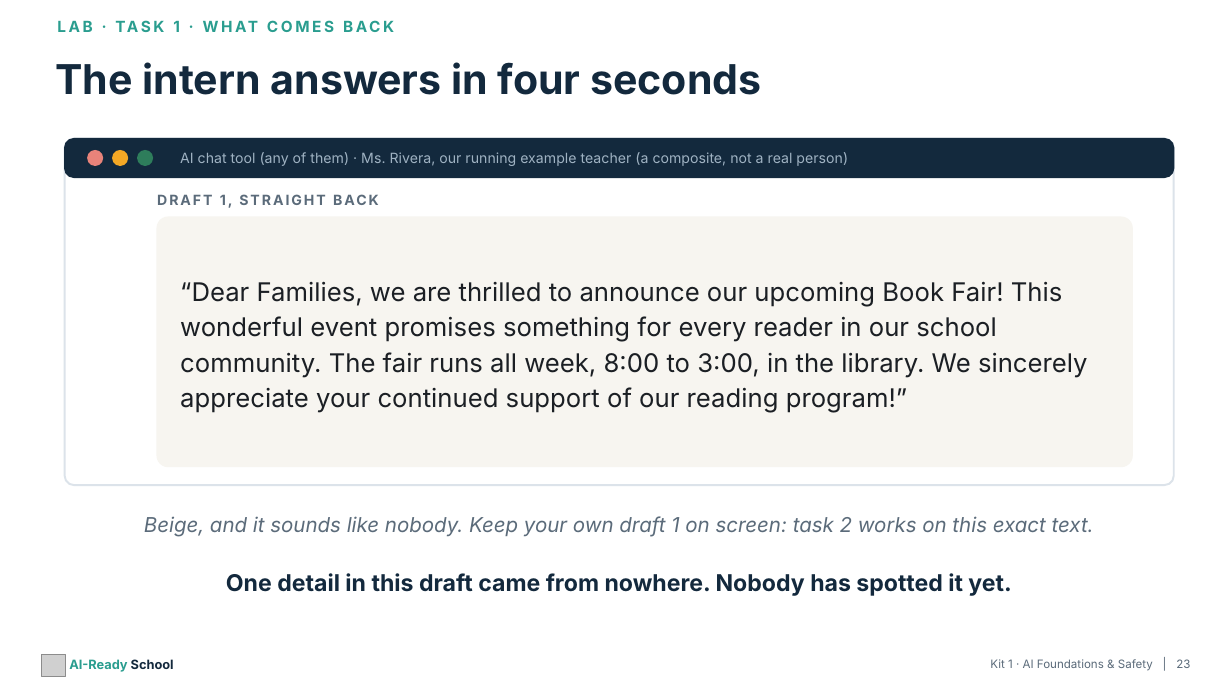
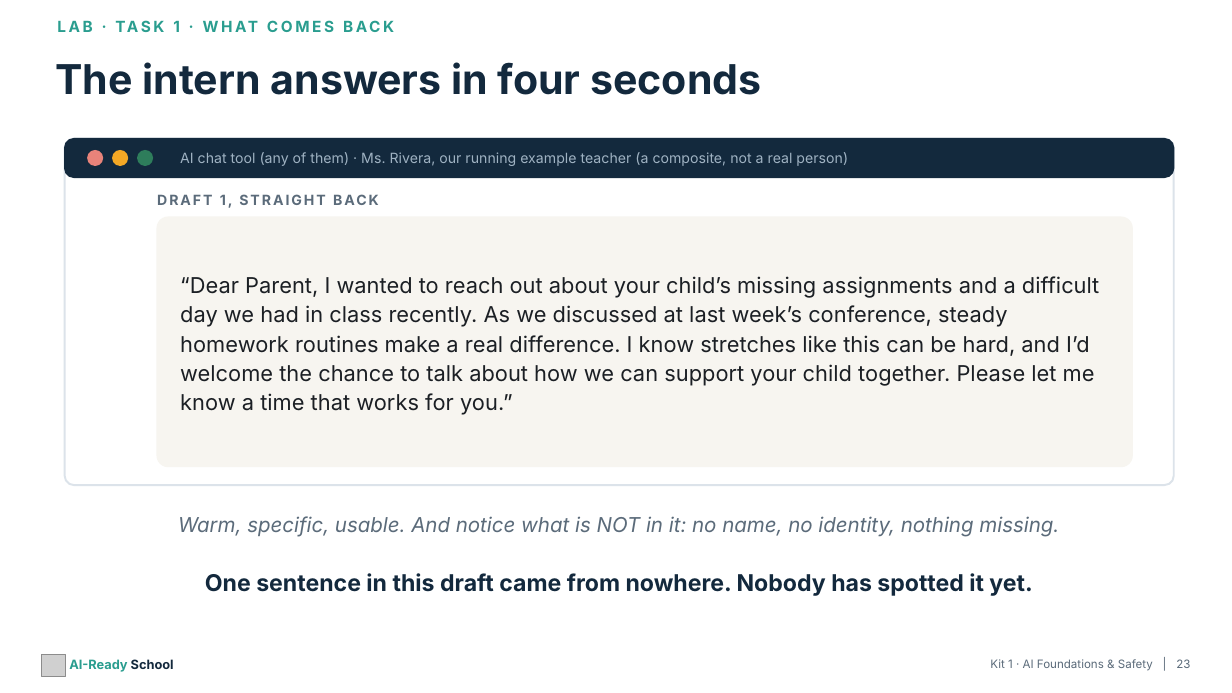
Before and after one commit to aspinozzi1/Ai-School-Ready, a slide deck: slide 23 of kits/kit01-tpt/Kit01_PresentationDeck.pptx. Drawn at 1232x693 pixels with LibreOffice and Linux fonts; fonts in the diff are those of the drawing; grey boxes stand for pictures. Boxes give left, top, right and bottom in pixels: in the first picture for what was removed or moved away, otherwise in the second. Text is boxed around its words. In the diff, an @@ line names an element or a change of style, - is before the commit and + after.

```diff
--- a/kits/kit01-tpt/Kit01_PresentationDeck.pptx
+++ b/kits/kit01-tpt/Kit01_PresentationDeck.pptx
@@ text at (x1=180, y1=276, x2=1099, y2=415): text changed; size 20 to 17 pt @@
-“Dear Families, we are thrilled to announce our upcoming Book Fair! This wonderful event promises something for every reader in our school community. The fair runs all week, 8:00 to 3:00, in the library. We sincerely appreciate your continued support of our reading program!”
+“Dear Parent, I wanted to reach out about your child’s missing assignments and a difficult day we had in class recently. As we discussed at last week’s conference, steady homework routines make a real difference. I know stretches like this can be hard, and I’d welcome the chance to talk about how we can support your child together. Please let me know a time that works for you.”
@@ text at (x1=178, y1=516, x2=1059, y2=537): text changed @@
-Beige, and it sounds like nobody. Keep your own draft 1 on screen: task 2 works on this exact text.
+Warm, specific, usable. And notice what is NOT in it: no name, no identity, nothing missing.
@@ text at (x1=205, y1=573, x2=1032, y2=596): text changed @@
-One detail in this draft came from nowhere. Nobody has spotted it yet.
+One sentence in this draft came from nowhere. Nobody has spotted it yet.
```
Also in this commit, not shown: 4 other slides changed, 3 slides added, 3 slides removed, 27 other files.
